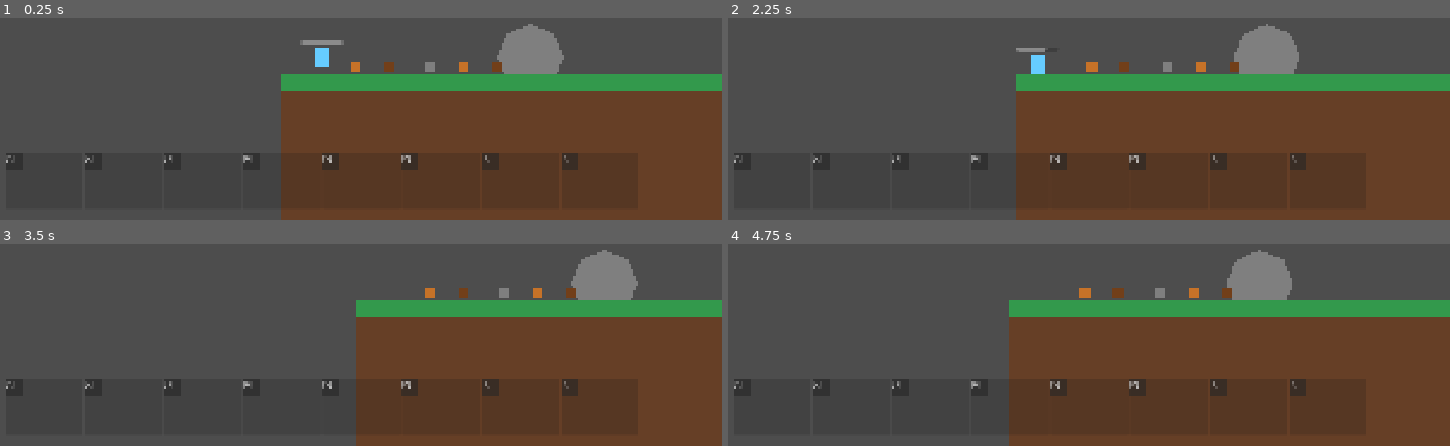
Above: before the commit, frames 1-4 (two rows, left to right).
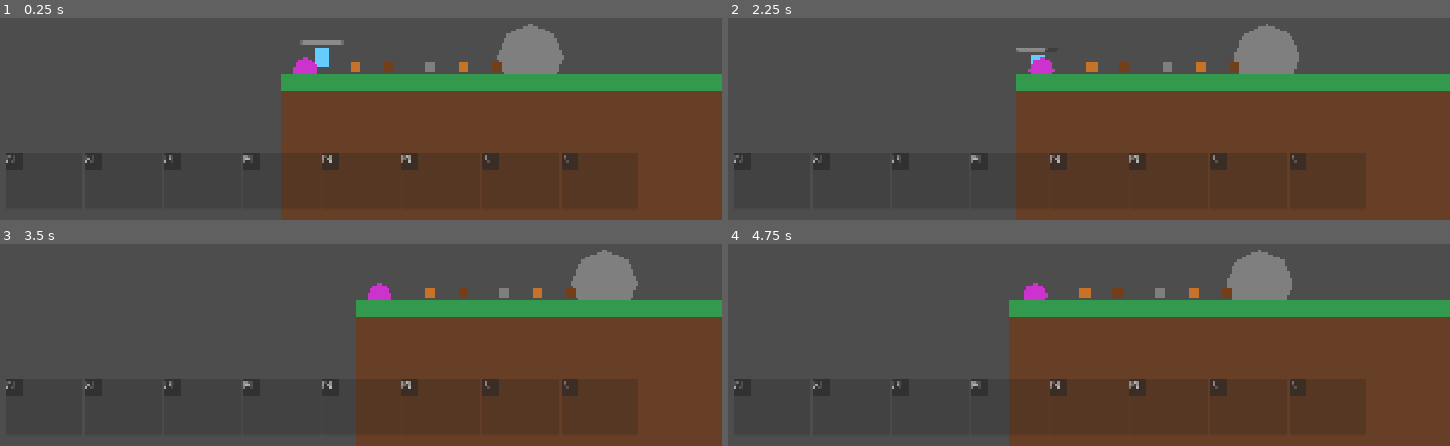
Above: after the commit, the same moments.

Repository: Travis-Code/SurvivalGame
Game: Godot game, scene res://scenes/Main.tscn
Two runs of this game, one before a commit and one after it. Both use one fixed random seed, a clock stepped at 60 frames per second and the inputs below.
Inputs (mouse positions are in pixels of both pictures, inside the frame that each line leads up to):
- Up to frame 1 (0.25 s): no input
- Up to frame 2 (2.25 s): tap Enter (ui_accept) at 0.5, 1.25, 2 s; drag from (1255, 58) to (outside the picture) at 0.52 s; drag from (outside the picture) to (1255, 58) at 1.27 s; move the mouse to (outside the picture) at 2.02 s; hold A (move_left) from 2.03 s (still down); click (outside the picture) at 2.17 s
- Up to frame 3 (3.5 s): release A (move_left) at 2.75 s; drag from (281, 310) to (548, 292) at 2.77 s
- Up to frame 4 (4.75 s): move the mouse to (1291, 288) at 3.52 s; hold D (move_right) 3.53-4.25 s; click (1291, 288) at 3.67 s; tap Space (jump) at 3.77 s; drag from (outside the picture) to (1247, 292) at 4.27 s

The runs differ from the first frame. In frame 1, 0.2% of the frame differs, in the area x 40-44%, y 19-28%; in frame 2, 0.2%, in the area x 41-46%, y 19-28%; in frame 3, 0.2%; in frame 4, 0.2%.

Commit message:
Add portal system with Level2 and return portal

Diff:
--- /dev/null
+++ b/scenes/Level2.tscn
@@ -0,0 +1,31 @@
+[gd_scene load_steps=3 format=3]
+
+[ext_resource type="PackedScene" path="res://scenes/player/Player.tscn" id="1"]
+[ext_resource type="PackedScene" path="res://scenes/world/Portal.tscn" id="2"]
+
+[sub_resource type="RectangleShape2D" id="1"]
+size = Vector2(1200, 40)
+
+[node name="Level2" type="Node2D"]
+
+[node name="Player" parent="." instance=ExtResource("1")]
+position = Vector2(600, 400)
+
+[node name="Portal" parent="." instance=ExtResource("2")]
+position = Vector2(60, 470)
+destination_scene = "res://scenes/Main.tscn"
+
+[node name="Ground" type="StaticBody2D" parent="."]
+position = Vector2(0, 500)
+
+[node name="CollisionShape2D" type="CollisionShape2D" parent="Ground"]
+position = Vector2(600, 0)
+shape = SubResource("1")
+
+[node name="GroundVisual" type="Polygon2D" parent="Ground"]
+polygon = PackedVector2Array(0, -20, 1200, -20, 1200, 20, 0, 20)
+color = Color(0.3, 0.4, 0.6, 1)
+
+[node name="DirtLayer" type="Polygon2D" parent="Ground"]
+polygon = PackedVector2Array(0, 20, 1200, 20, 1200, 580, 0, 580)
+color = Color(0.3, 0.2, 0.1, 1)
--- a/scenes/Main.tscn
+++ b/scenes/Main.tscn
@@ -5,6 +5,7 @@
 [ext_resource type="PackedScene" path="res://scenes/world/StonePickup.tscn" id="3"]
 [ext_resource type="PackedScene" path="res://scenes/world/CopperPickup.tscn" id="4"]
 [ext_resource type="Script" path="res://scripts/world/Boulder.gd" id="5"]
+[ext_resource type="PackedScene" path="res://scenes/world/Portal.tscn" id="6"]
 
 [sub_resource type="RectangleShape2D" id="1"]
 size = Vector2(1200, 40)
@@ -46,6 +47,9 @@
 [node name="Player" parent="." instance=ExtResource("1")]
 position = Vector2(100, 800)
 
+[node name="Portal" parent="." instance=ExtResource("6")]
+position = Vector2(60, 870)
+
 [node name="Ground" type="StaticBody2D" parent="."]
 position = Vector2(0, 900)
 
--- /dev/null
+++ b/scenes/world/Portal.tscn
@@ -0,0 +1,16 @@
+[gd_scene load_steps=3 format=3]
+
+[ext_resource type="Script" path="res://scripts/world/Portal.gd" id="1"]
+
+[sub_resource type="CircleShape2D" id="1"]
+radius = 30.0
+
+[node name="Portal" type="Area2D"]
+script = ExtResource("1")
+
+[node name="CollisionShape2D" type="CollisionShape2D" parent="."]
+shape = SubResource("1")
+
+[node name="PortalVisual" type="Polygon2D" parent="."]
+polygon = PackedVector2Array(30, 0, 21.2132, 21.2132, 0, 30, -21.2132, 21.2132, -30, 0, -21.2132, -21.2132, 0, -30, 21.2132, -21.2132)
+color = Color(0.8, 0.2, 0.8, 1)
--- /dev/null
+++ b/scripts/world/Portal.gd
@@ -0,0 +1,13 @@
+extends Area2D
+
+@export var destination_scene: String = "res://scenes/Level2.tscn"
+
+func _ready() -> void:
+	input_event.connect(_on_input_event)
+
+func _on_input_event(_viewport: Node, event: InputEvent, _shape_idx: int) -> void:
+	if event is InputEventMouseButton and event.pressed and event.button_index == MOUSE_BUTTON_LEFT:
+		_enter_portal()
+
+func _enter_portal() -> void:
+	get_tree().change_scene_to_file(destination_scene)
